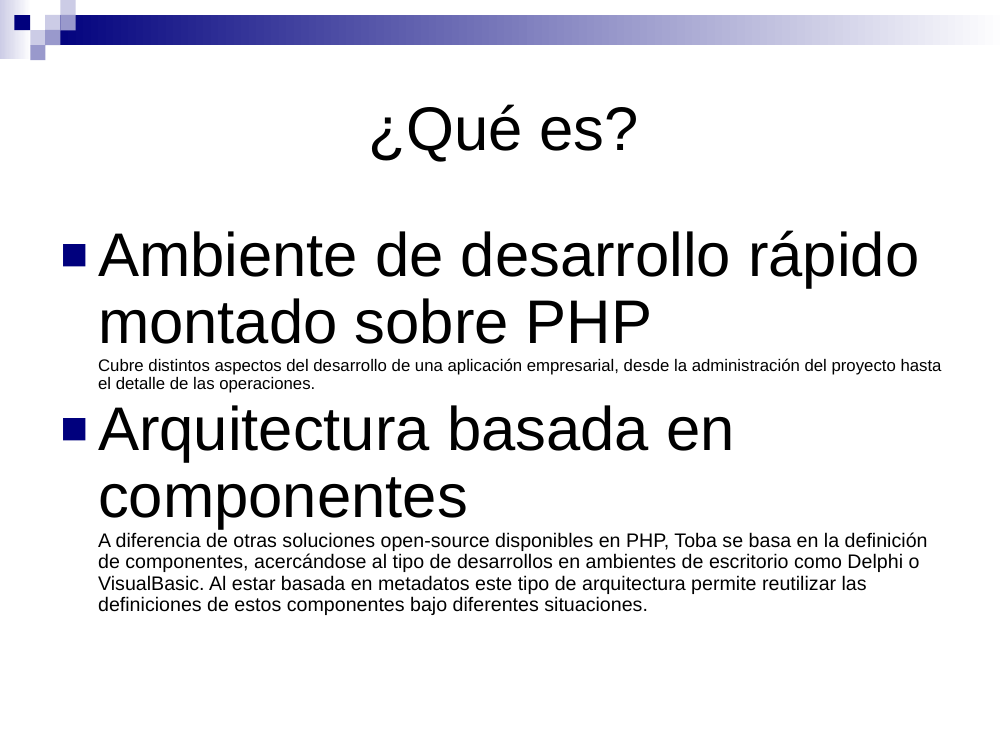
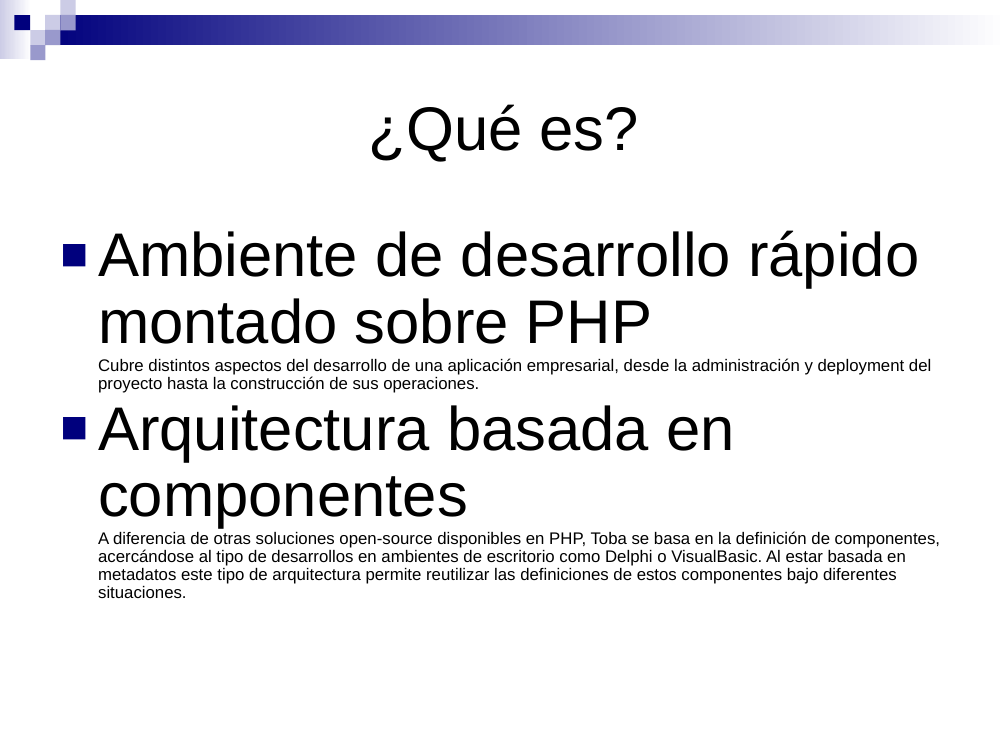
Before and after one commit to SIU-Toba/framework, a slide deck: slide 2 of doc/presentacion/Jornadas JAIIO.ppt. Drawn at 1008x756 pixels with LibreOffice and Linux fonts; fonts in the diff are those of the drawing. Boxes give left, top, right and bottom in pixels: in the first picture for what was removed or moved away, otherwise in the second. Text is boxed around its words. In the diff, an @@ line names an element or a change of style, - is before the commit and + after.

```diff
--- a/doc/presentacion/Jornadas JAIIO.ppt
+++ b/doc/presentacion/Jornadas JAIIO.ppt
@@ text at (98,230,931,393): text changed @@
-■ Ambiente de desarrollo rápido montado sobre PHP
-  Cubre distintos aspectos del desarrollo de una aplicación empresarial, desde la administración del proyecto hasta el detalle de las operaciones.
+■ Ambiente de desarrollo rápido montado sobre PHP
+  Cubre distintos aspectos del desarrollo de una aplicación empresarial, desde la administración y deployment del proyecto hasta la construcción de sus operaciones.
@@ text at (98,405,940,598): size 14 to 12 pt in "A diferencia de otras soluciones open-source disponibles ..." @@
```
Also in this commit, not shown: 4 other slides changed, 1 slide added, 1 slide removed.
